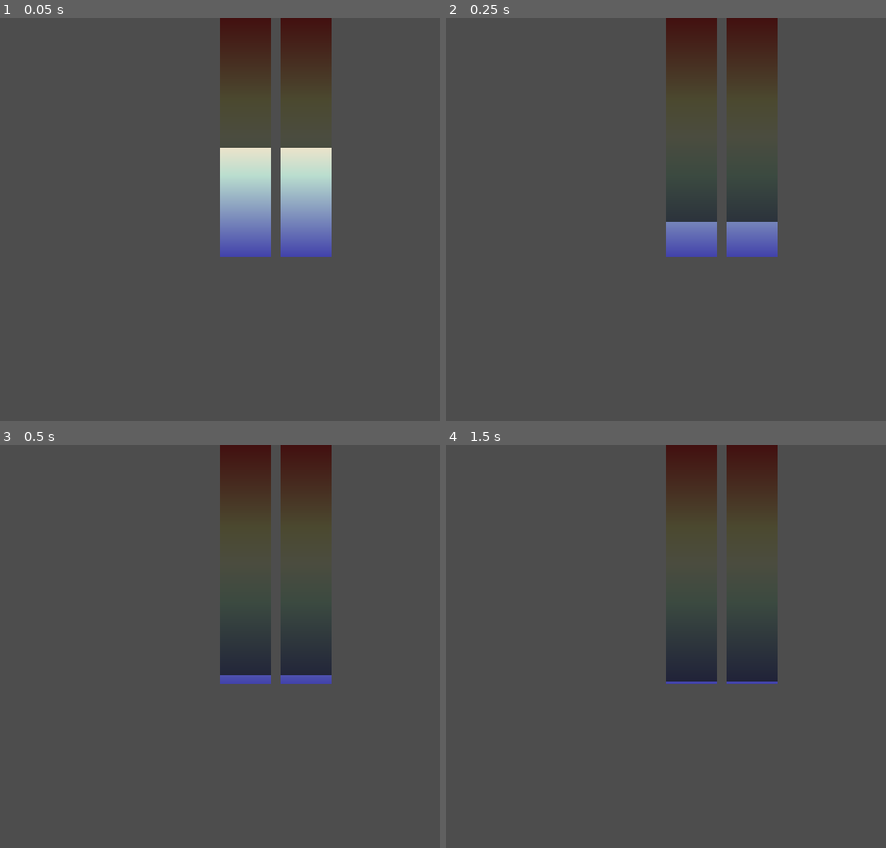
Above: before the commit, frames 1-4 (two rows, left to right).
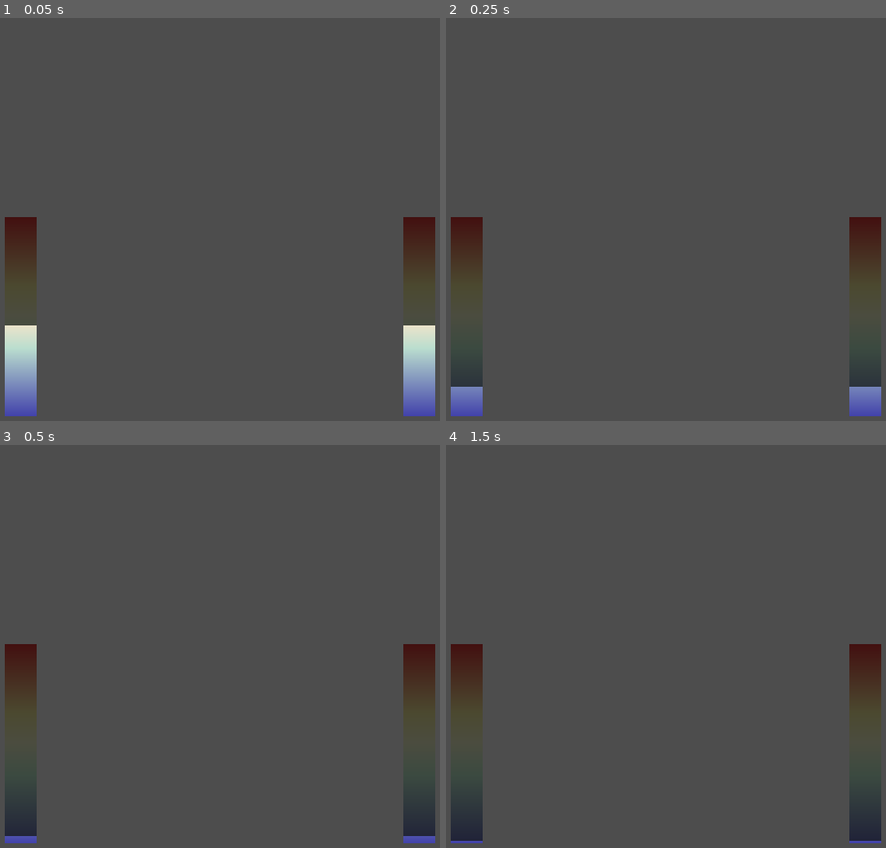
Above: after the commit, the same moments.

Repository: khromeengine/homunculus-GDAC-Jam-S25
Game: Godot game, scene res://scenes/main.tscn
The game is run twice, just before and just after one commit, with the same random seed, the same clock (stepped at 60 frames per second) and the same inputs. The engine's default icon, where the game draws it, is replaced by a stand-in: a white triangle on a blue panel in a dark square.
Inputs (mouse positions are in pixels of both pictures, inside the frame that each line leads up to):
- Up to frame 1 (0.05 s): no input
- Up to frame 2 (0.25 s): no input
- Up to frame 3 (0.5 s): no input
- Up to frame 4 (1.5 s): move the mouse to (789, 731) at 0.52 s; click (789, 731) at 0.6 s; tap Enter at 1.25 s; move the mouse to (556, 795) at 1.27 s; right-click (556, 795) at 1.35 s

The runs differ from the first frame. In frame 1, 18% of the frame differs, in the area x 1-99%, y 0-99%; in frame 2, 14%; in frame 3, 14%; in frame 4, 14%.

Commit message:
creature animated

Diff:
--- /dev/null
+++ b/homunculus/scenes/creature.tscn
@@ -0,0 +1,237 @@
+[gd_scene load_steps=26 format=3 uid="uid://bmpeop4fukp26"]
+
+[ext_resource type="Texture2D" uid="uid://bcfvpt0brbtef" path="res://assets/sprites/homunculus/creature.png" id="1_upmfi"]
+
+[sub_resource type="Animation" id="Animation_bvms0"]
+resource_name = "idle1"
+length = 0.8
+loop_mode = 1
+step = 0.1
+tracks/0/type = "value"
+tracks/0/imported = false
+tracks/0/enabled = true
+tracks/0/path = NodePath("Sprite2D:frame")
+tracks/0/interp = 1
+tracks/0/loop_wrap = true
+tracks/0/keys = {
+"times": PackedFloat32Array(0, 0.2, 0.4, 0.6),
+"transitions": PackedFloat32Array(1, 1, 1, 1),
+"update": 1,
+"values": [0, 1, 2, 3]
+}
+
+[sub_resource type="Animation" id="Animation_7obff"]
+resource_name = "idle2"
+length = 0.6
+loop_mode = 1
+step = 0.1
+tracks/0/type = "value"
+tracks/0/imported = false
+tracks/0/enabled = true
+tracks/0/path = NodePath("Sprite2D:frame")
+tracks/0/interp = 1
+tracks/0/loop_wrap = true
+tracks/0/keys = {
+"times": PackedFloat32Array(0, 0.2, 0.4),
+"transitions": PackedFloat32Array(1, 1, 1),
+"update": 1,
+"values": [11, 12, 13]
+}
+
+[sub_resource type="Animation" id="Animation_rl551"]
+resource_name = "idle3"
+length = 0.6
+loop_mode = 1
+step = 0.1
+tracks/0/type = "value"
+tracks/0/imported = false
+tracks/0/enabled = true
+tracks/0/path = NodePath("Sprite2D:frame")
+tracks/0/interp = 1
+tracks/0/loop_wrap = true
+tracks/0/keys = {
+"times": PackedFloat32Array(0, 0.3),
+"transitions": PackedFloat32Array(1, 1),
+"update": 1,
+"values": [22, 23]
+}
+
+[sub_resource type="Animation" id="Animation_2b8l4"]
+resource_name = "idle4"
+length = 4.0
+loop_mode = 1
+step = 0.1
+tracks/0/type = "value"
+tracks/0/imported = false
+tracks/0/enabled = true
+tracks/0/path = NodePath("Sprite2D:frame")
+tracks/0/interp = 1
+tracks/0/loop_wrap = true
+tracks/0/keys = {
+"times": PackedFloat32Array(0, 0.1, 0.2, 0.3, 0.4, 0.5, 0.6, 0.7, 0.8, 0.9, 1),
+"transitions": PackedFloat32Array(1, 1, 1, 1, 1, 1, 1, 1, 1, 1, 1),
+"update": 1,
+"values": [50, 51, 52, 53, 54, 55, 56, 57, 58, 59, 50]
+}
+
+[sub_resource type="Animation" id="Animation_3ge22"]
+resource_name = "trans1"
+length = 0.7
+step = 0.1
+tracks/0/type = "value"
+tracks/0/imported = false
+tracks/0/enabled = true
+tracks/0/path = NodePath("Sprite2D:frame")
+tracks/0/interp = 1
+tracks/0/loop_wrap = true
+tracks/0/keys = {
+"times": PackedFloat32Array(0, 0.1, 0.2, 0.3, 0.4, 0.5, 0.6),
+"transitions": PackedFloat32Array(1, 1, 1, 1, 1, 1, 1),
+"update": 1,
+"values": [5, 6, 7, 8, 9, 10, 11]
+}
+
+[sub_resource type="Animation" id="Animation_3c2ov"]
+resource_name = "trans2"
+length = 0.8
+step = 0.1
+tracks/0/type = "value"
+tracks/0/imported = false
+tracks/0/enabled = true
+tracks/0/path = NodePath("Sprite2D:frame")
+tracks/0/interp = 1
+tracks/0/loop_wrap = true
+tracks/0/keys = {
+"times": PackedFloat32Array(0, 0.1, 0.2, 0.3, 0.4, 0.5, 0.6, 0.7),
+"transitions": PackedFloat32Array(1, 1, 1, 1, 1, 1, 1, 1),
+"update": 1,
+"values": [14, 15, 16, 17, 18, 19, 20, 21]
+}
+
+[sub_resource type="Animation" id="Animation_ygqry"]
+resource_name = "trans3"
+length = 2.6
+step = 0.1
+tracks/0/type = "value"
+tracks/0/imported = false
+tracks/0/enabled = true
+tracks/0/path = NodePath("Sprite2D:frame")
+tracks/0/interp = 1
+tracks/0/loop_wrap = true
+tracks/0/keys = {
+"times": PackedFloat32Array(0, 0.1, 0.2, 0.3, 0.4, 0.5, 0.6, 0.7, 0.8, 0.9, 1, 1.1, 1.2, 1.3, 1.4, 1.5, 1.6, 1.7, 1.8, 1.9, 2, 2.1, 2.2, 2.3, 2.4, 2.5),
+"transitions": PackedFloat32Array(1, 1, 1, 1, 1, 1, 1, 1, 1, 1, 1, 1, 1, 1, 1, 1, 1, 1, 1, 1, 1, 1, 1, 1, 1, 1),
+"update": 1,
+"values": [24, 25, 26, 27, 28, 29, 30, 31, 32, 33, 34, 35, 36, 37, 38, 39, 40, 41, 42, 43, 44, 45, 46, 47, 48, 49]
+}
+
+[sub_resource type="Animation" id="Animation_0s51c"]
+length = 0.001
+tracks/0/type = "value"
+tracks/0/imported = false
+tracks/0/enabled = true
+tracks/0/path = NodePath("Sprite2D:frame")
+tracks/0/interp = 1
+tracks/0/loop_wrap = true
+tracks/0/keys = {
+"times": PackedFloat32Array(0),
+"transitions": PackedFloat32Array(1),
+"update": 1,
+"values": [0]
+}
+
+[sub_resource type="AnimationLibrary" id="AnimationLibrary_k15pb"]
+_data = {
+&"RESET": SubResource("Animation_0s51c"),
+&"idle1": SubResource("Animation_bvms0"),
+&"idle2": SubResource("Animation_7obff"),
+&"idle3": SubResource("Animation_rl551"),
+&"idle4": SubResource("Animation_2b8l4"),
+&"trans1": SubResource("Animation_3ge22"),
+&"trans2": SubResource("Animation_3c2ov"),
+&"trans3": SubResource("Animation_ygqry")
+}
+
+[sub_resource type="AnimationNodeAnimation" id="AnimationNodeAnimation_30bw7"]
+animation = &"idle1"
+
+[sub_resource type="AnimationNodeAnimation" id="AnimationNodeAnimation_upmfi"]
+animation = &"idle2"
+
+[sub_resource type="AnimationNodeAnimation" id="AnimationNodeAnimation_bvms0"]
+animation = &"idle3"
+
+[sub_resource type="AnimationNodeAnimation" id="AnimationNodeAnimation_7obff"]
+animation = &"idle4"
+
+[sub_resource type="AnimationNodeAnimation" id="AnimationNodeAnimation_rl551"]
+animation = &"trans1"
+
+[sub_resource type="AnimationNodeAnimation" id="AnimationNodeAnimation_2b8l4"]
+animation = &"trans2"
+
+[sub_resource type="AnimationNodeAnimation" id="AnimationNodeAnimation_3ge22"]
+animation = &"trans3"
+
+[sub_resource type="AnimationNodeStateMachineTransition" id="AnimationNodeStateMachineTransition_jdfpr"]
+advance_mode = 2
+
+[sub_resource type="AnimationNodeStateMachineTransition" id="AnimationNodeStateMachineTransition_3c2ov"]
+advance_mode = 2
+advance_condition = &"transition"
+
+[sub_resource type="AnimationNodeStateMachineTransition" id="AnimationNodeStateMachineTransition_ygqry"]
+switch_mode = 2
+advance_mode = 2
+
+[sub_resource type="AnimationNodeStateMachineTransition" id="AnimationNodeStateMachineTransition_0s51c"]
+advance_mode = 2
+advance_condition = &"transition"
+
+[sub_resource type="AnimationNodeStateMachineTransition" id="AnimationNodeStateMachineTransition_k15pb"]
+switch_mode = 2
+advance_mode = 2
+
+[sub_resource type="AnimationNodeStateMachineTransition" id="AnimationNodeStateMachineTransition_30bw7"]
+advance_mode = 2
+advance_condition = &"transition"
+
+[sub_resource type="AnimationNodeStateMachineTransition" id="AnimationNodeStateMachineTransition_h6uyy"]
+switch_mode = 2
+advance_mode = 2
+
+[sub_resource type="AnimationNodeStateMachine" id="AnimationNodeStateMachine_h6uyy"]
+states/End/position = Vector2(1121, 100)
+states/idle1/node = SubResource("AnimationNodeAnimation_30bw7")
+states/idle1/position = Vector2(309, 100)
+states/idle2/node = SubResource("AnimationNodeAnimation_upmfi")
+states/idle2/position = Vector2(505, 100)
+states/idle3/node = SubResource("AnimationNodeAnimation_bvms0")
+states/idle3/position = Vector2(704, 100)
+states/idle4/node = SubResource("AnimationNodeAnimation_7obff")
+states/idle4/position = Vector2(928, 100)
+states/trans1/node = SubResource("AnimationNodeAnimation_rl551")
+states/trans1/position = Vector2(409, 174)
+states/trans2/node = SubResource("AnimationNodeAnimation_2b8l4")
+states/trans2/position = Vector2(603, 174)
+states/trans3/node = SubResource("AnimationNodeAnimation_3ge22")
+states/trans3/position = Vector2(818, 167)
+transitions = ["Start", "idle1", SubResource("AnimationNodeStateMachineTransition_jdfpr"), "idle1", "trans1", SubResource("AnimationNodeStateMachineTransition_3c2ov"), "trans1", "idle2", SubResource("AnimationNodeStateMachineTransition_ygqry"), "idle2", "trans2", SubResource("AnimationNodeStateMachineTransition_0s51c"), "trans2", "idle3", SubResource("AnimationNodeStateMachineTransition_k15pb"), "idle3", "trans3", SubResource("AnimationNodeStateMachineTransition_30bw7"), "trans3", "idle4", SubResource("AnimationNodeStateMachineTransition_h6uyy")]
+
+[node name="Creature" type="Node2D"]
+
+[node name="Sprite2D" type="Sprite2D" parent="."]
+position = Vector2(255, 390)
+texture = ExtResource("1_upmfi")
+hframes = 8
+vframes = 8
+
+[node name="AnimationPlayer" type="AnimationPlayer" parent="."]
+libraries = {
+&"": SubResource("AnimationLibrary_k15pb")
+}
+
+[node name="AnimationTree" type="AnimationTree" parent="."]
+tree_root = SubResource("AnimationNodeStateMachine_h6uyy")
+anim_player = NodePath("../AnimationPlayer")
+parameters/conditions/transition = false
--- a/homunculus/scenes/main.tscn
+++ b/homunculus/scenes/main.tscn
@@ -6,9 +6,4 @@
 [node name="Main" type="Node"]
 script = ExtResource("1_o5qli")
 
-[node name="Ui" parent="." instance=ExtResource("2_0wfyh")]
-anchors_preset = 5
-anchor_left = 0.5
-anchor_right = 0.5
-anchor_bottom = 0.0
-grow_vertical = 1
+[node name="UI" parent="." instance=ExtResource("2_0wfyh")]
--- a/homunculus/scenes/ui/bar_ui.tscn
+++ b/homunculus/scenes/ui/bar_ui.tscn
@@ -1,7 +1,8 @@
-[gd_scene load_steps=3 format=3 uid="uid://befdxlj0e3c7d"]
+[gd_scene load_steps=4 format=3 uid="uid://befdxlj0e3c7d"]
 
 [ext_resource type="Texture2D" uid="uid://diluyjr3x4mu8" path="res://resources/textures/bargradient.tres" id="1_a3ipj"]
 [ext_resource type="Script" uid="uid://crwyv5ddvcee4" path="res://scripts/ui/bar_ui.gd" id="2_r3ur1"]
+[ext_resource type="Texture2D" uid="uid://drxfmlpbxsvxq" path="res://icon.svg" id="3_r4jag"]
 
 [node name="BarUI" type="TextureProgressBar"]
 offset_right = 64.0
@@ -13,3 +14,12 @@
 texture_progress = ExtResource("1_a3ipj")
 tint_under = Color(0.2937, 0.33, 0.296725, 0.788235)
 script = ExtResource("2_r3ur1")
+
+[node name="TextureRect" type="TextureRect" parent="."]
+layout_mode = 1
+anchors_preset = 10
+anchor_right = 1.0
+offset_right = 64.0
+grow_horizontal = 2
+texture = ExtResource("3_r4jag")
+expand_mode = 1
--- a/homunculus/scenes/ui/ui.tscn
+++ b/homunculus/scenes/ui/ui.tscn
@@ -9,15 +9,39 @@
 anchor_bottom = 1.0
 grow_horizontal = 2
 grow_vertical = 2
+size_flags_horizontal = 3
+size_flags_vertical = 3
 
-[node name="HSplitContainer" type="HSplitContainer" parent="."]
-layout_mode = 0
-offset_right = 40.0
-offset_bottom = 40.0
+[node name="LContainer" type="MarginContainer" parent="."]
+custom_minimum_size = Vector2(200, 0)
+layout_mode = 1
+anchors_preset = 4
+anchor_top = 0.5
+anchor_bottom = 0.5
+offset_top = -150.0
+offset_right = 64.0
+offset_bottom = 150.0
+grow_vertical = 2
 
-[node name="BarUI" parent="HSplitContainer" instance=ExtResource("1_u7n8c")]
+[node name="BarUI" parent="LContainer" instance=ExtResource("1_u7n8c")]
 layout_mode = 2
+size_flags_horizontal = 4
 
-[node name="BarUI2" parent="HSplitContainer" instance=ExtResource("1_u7n8c")]
+[node name="MarginContainer" type="MarginContainer" parent="."]
+custom_minimum_size = Vector2(200, 0)
+layout_mode = 1
+anchors_preset = 6
+anchor_left = 1.0
+anchor_top = 0.5
+anchor_right = 1.0
+anchor_bottom = 0.5
+offset_left = -64.0
+offset_top = -150.0
+offset_bottom = 150.0
+grow_horizontal = 0
+grow_vertical = 2
+
+[node name="BarUI2" parent="MarginContainer" instance=ExtResource("1_u7n8c")]
 layout_mode = 2
-ID = 1
+size_flags_horizontal = 4
+id = 1
--- a/homunculus/scripts/ui/bar_ui.gd
+++ b/homunculus/scripts/ui/bar_ui.gd
@@ -2,15 +2,23 @@
 extends TextureProgressBar
 
 @export var lerp_weight: float = 0.25
-@export var ID: GameState.BarID
+@export var id: GameState.BarID
+@export var height: int = 250
+@export var width: int = 40
+
+@onready var topY: float = global_position.y
+@onready var botY: float = global_position.y + height
 
 var _goto_value: float = 0
 
-
 func _ready():
+	$TextureRect.global_position.y = topY
+	texture_under.set("height", height)
+	texture_under.set("width", width)
 	StageState.frame_update.connect(_on_frame_update)
 
 
 func _on_frame_update(delta: float, time: float):
-	_goto_value = GameState.get_bar_value(ID)
+	_goto_value = GameState.get_bar_value(id)
 	value = lerpf(value, _goto_value, 1 - pow(lerp_weight, 4 * delta))
+	$TextureRect.global_position.y = botY - (height / 100 * GameState.get_bar_target(id))
